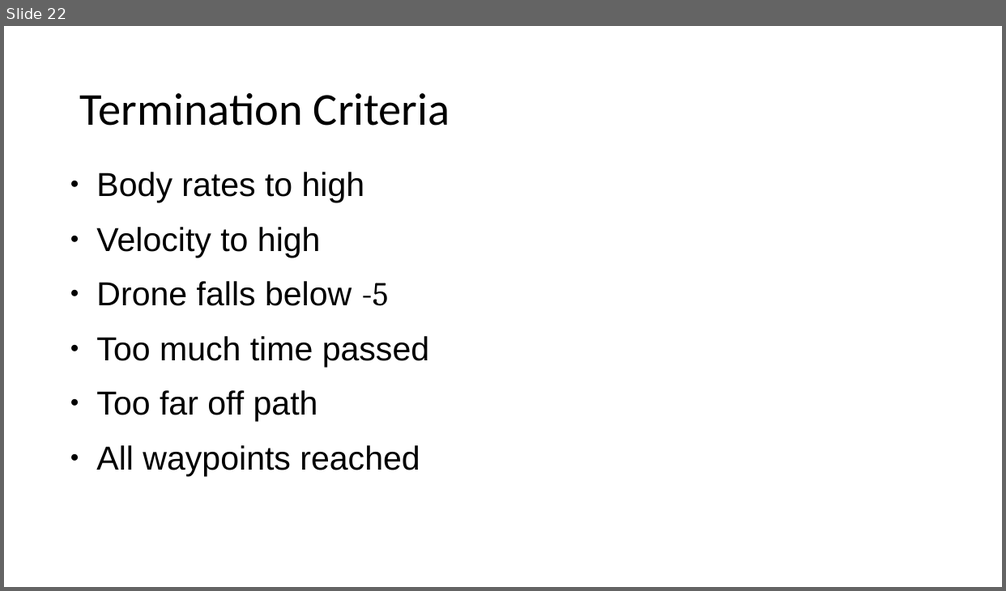
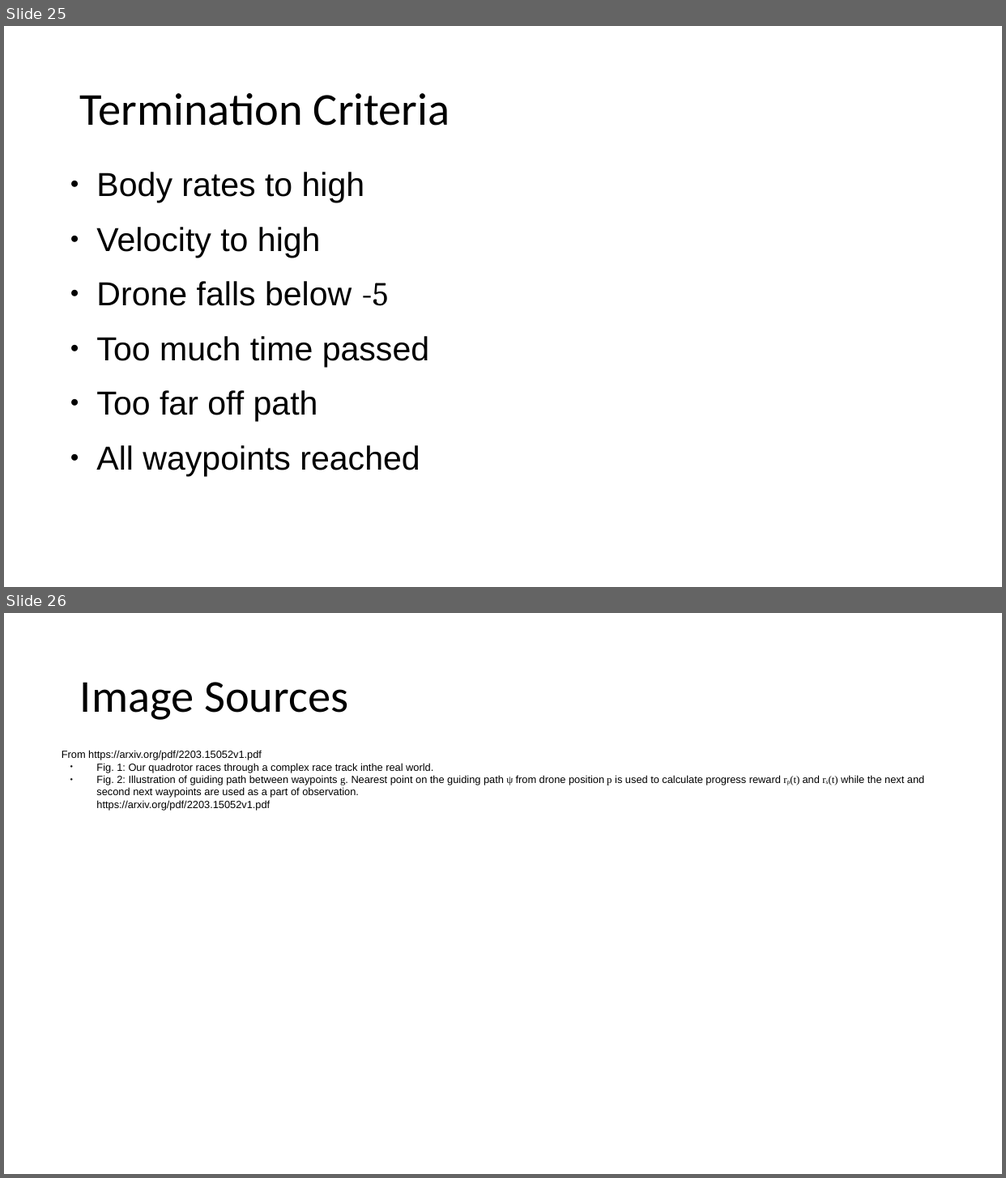
Before and after one commit to LarissaRickler/adlr-reports, a slide deck: Presentation/milestone-presentation.odp. Shown one above the other, each under a label of ours: slide 22 before the commit, slides 25 and 26 after it. The pictures are 1006x591 and 1006x1178 pixels, drawn with LibreOffice and Linux fonts; fonts in the diff are those of the drawing. Boxes give left, top, right and bottom in pixels: in the first picture for what was removed or moved away, otherwise in the second. Text is boxed around its words. In the diff, an @@ line names an element or a change of style, - is before the commit and + after.

```diff
--- a/Presentation/milestone-presentation.odp
+++ b/Presentation/milestone-presentation.odp
@@ slide 26 added at [4, 613, 1002, 1174], background #FFFFFF @@
@@ title added at [80, 682, 348, 720], 44 pt, text #000000 @@
+Image Sources
@@ text added at [62, 750, 924, 811], 10 pt, text #000000 @@
+From https://arxiv.org/pdf/2203.15052v1.pdf
+● Fig. 1: Our quadrotor races through a complex race track inthe real world.
+● Fig. 2: Illustration of guiding path between waypoints g. Nearest point on the guiding path ψ from drone position p is used to calculate progress reward rp(t) and rs(t) while the next and second next waypoints are used as a part of observation.
+https://arxiv.org/pdf/2203.15052v1.pdf
@@ what was slide 22 is now slide 25 @@
```
Also in this commit, not shown: 11 slides changed, 4 other slides added, 1 slide removed, 15 other files.
